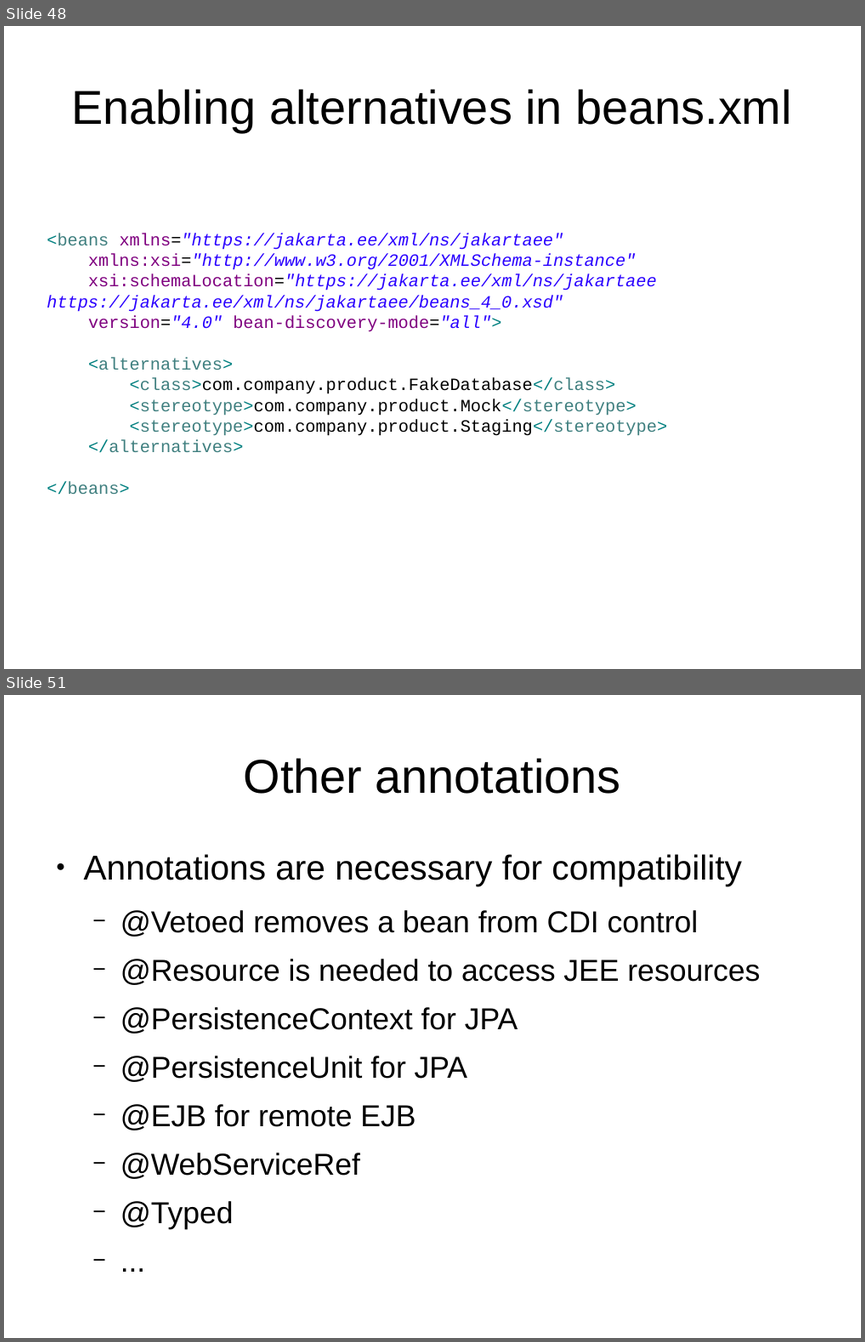
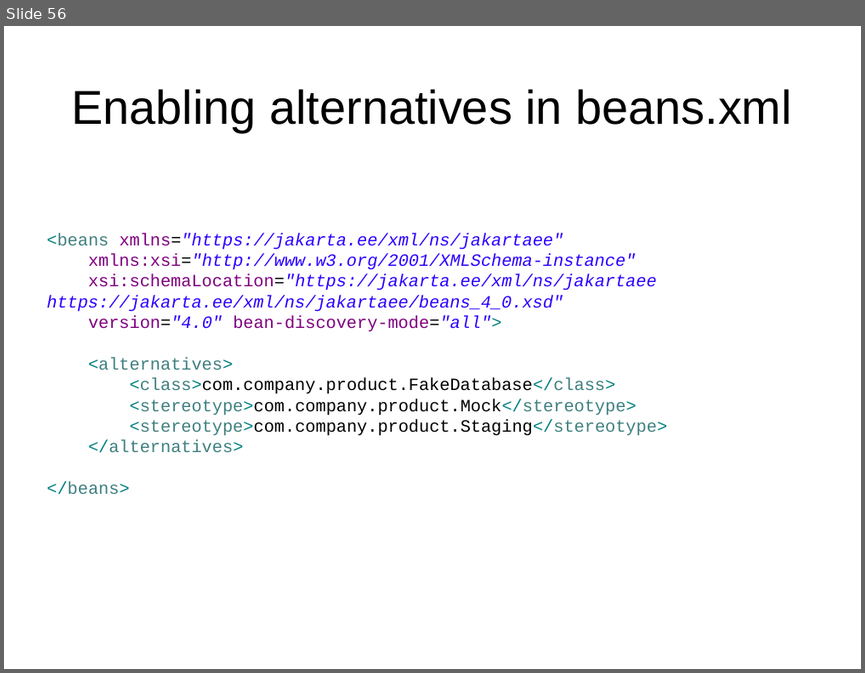
Before and after one commit to FrigoCoder/CDI, a slide deck: CDI.odp. Shown one above the other, each under a label of ours: slides 48 and 51 before the commit, slide 56 after it; the slides between them are not shown. The pictures are 865x1342 and 865x673 pixels, drawn with LibreOffice and Linux fonts; fonts in the diff are those of the drawing. Boxes give left, top, right and bottom in pixels: in the first picture for what was removed or moved away, otherwise in the second. Text is boxed around its words. In the diff, an @@ line names an element or a change of style, - is before the commit and + after.

```diff
--- a/CDI.odp
+++ b/CDI.odp
@@ slide 51 removed at [4,695,861,1338], background #FFFFFF @@
@@ title removed at [244,758,621,794] @@
-Other annotations
@@ text removed at [84,854,760,1230] @@
-● Annotations are necessary for compatibility
-  − @Vetoed removes a bean from CDI control
-  − @Resource is needed to access JEE resources
-  − @PersistenceContext for JPA
-  − @PersistenceUnit for JPA
-  − @EJB for remote EJB
-  − @WebServiceRef
-  − @Typed
-  − ...
@@ what was slide 48 is now slide 56 @@
```
Also in this commit, not shown: 1 slide changed, 6 slides added, 1 other slide removed.
